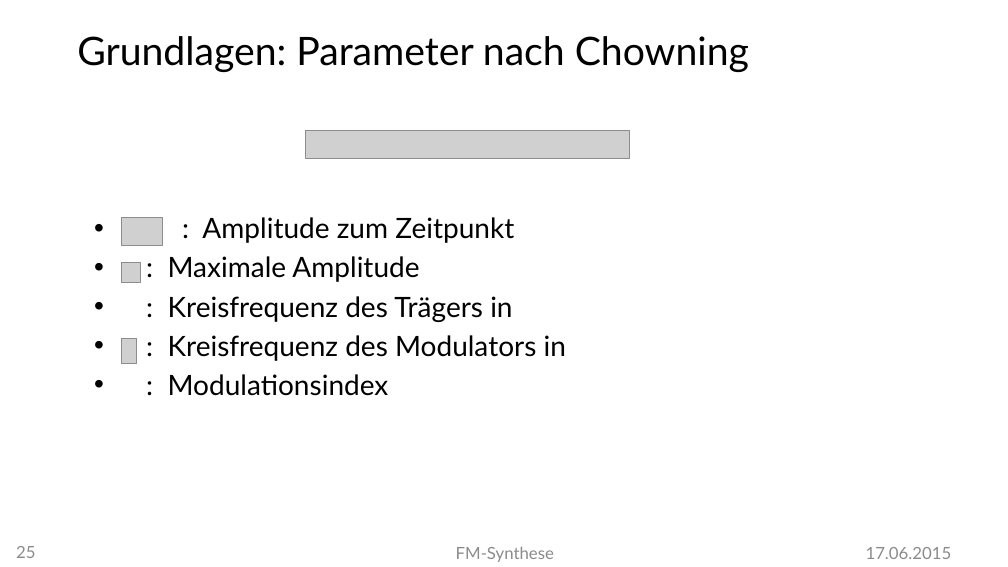
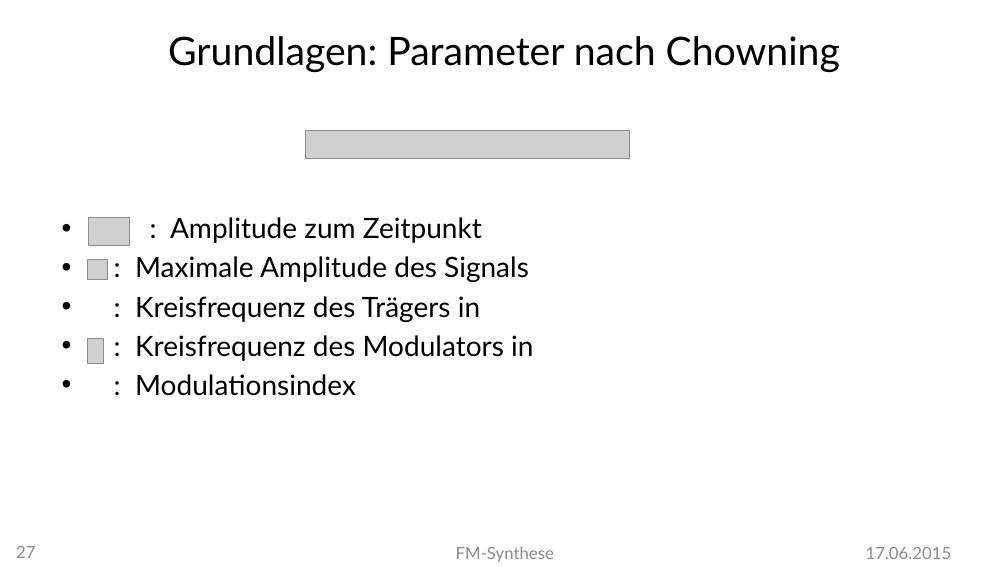
Before and after one commit to MBulli/VSeminar, a slide deck: slide 27 of Praesentation/FMSynthese-Julius.pptx (slide 25 before the commit). Drawn at 1008x567 pixels with LibreOffice and Linux fonts; fonts in the diff are those of the drawing; grey boxes stand for pictures; background and template pictures are left out. Boxes give left, top, right and bottom in pixels: in the first picture for what was removed or moved away, otherwise in the second. Text is boxed around its words. In the diff, an @@ line names an element or a change of style, - is before the commit and + after.

Commit message:
Even more presentation stuff, and dx7 text

```diff
--- a/Praesentation/FMSynthese-Julius.pptx
+++ b/Praesentation/FMSynthese-Julius.pptx
@@ text "Grundlagen: Parameter nach Chowning" at [168,36,840,72]: alignment left to centre @@
@@ 2 pictures, 1 text: place and size @@
-2 pictures, 1 text at [121,217,566,396]
+2 pictures, 1 text at [88,217,533,396]
@@ picture: place and size @@
-picture at [121,263,140,283]
+picture at [88,260,107,280]
@@ text at [135,256,529,282]: text changed @@
-• : Maximale Amplitude
+• : Maximale Amplitude des Signals
@@ page number at [16,546,35,558]: text changed @@
-25
+27
```
Also in this commit, not shown: 17 other slides changed, 5 slides added, 5 other files.
